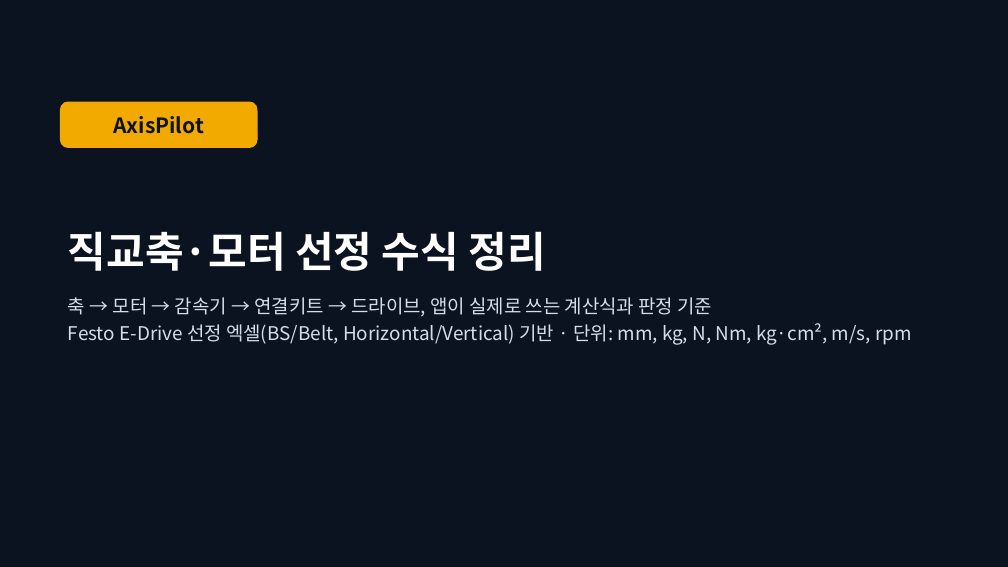
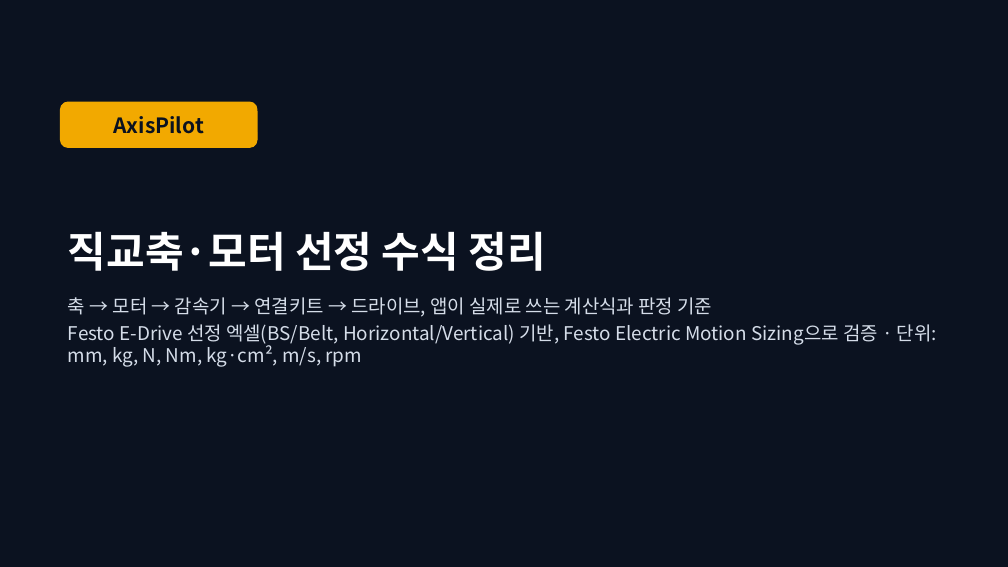
Before and after one commit to taeyoonkim0829/AxisPilot, a slide deck: slide 1 of scripts/formula-deck/base.pptx. Drawn at 1008x567 pixels with LibreOffice and Linux fonts; fonts in the diff are those of the drawing. Boxes give left, top, right and bottom in pixels: in the first picture for what was removed or moved away, otherwise in the second. Text is boxed around its words. In the diff, an @@ line names an element or a change of style, - is before the commit and + after.

```diff
--- a/scripts/formula-deck/base.pptx
+++ b/scripts/formula-deck/base.pptx
@@ text at box(68, 324, 937, 367): text changed @@
-Festo E-Drive 선정 엑셀(BS/Belt, Horizontal/Vertical) 기반 · 단위: mm, kg, N, Nm, kg·cm², m/s, rpm
+Festo E-Drive 선정 엑셀(BS/Belt, Horizontal/Vertical) 기반, Festo Electric Motion Sizing으로 검증 · 단위: mm, kg, N, Nm, kg·cm², m/s, rpm
```
Also in this commit, not shown: 3 other slides changed, 2 other files.
